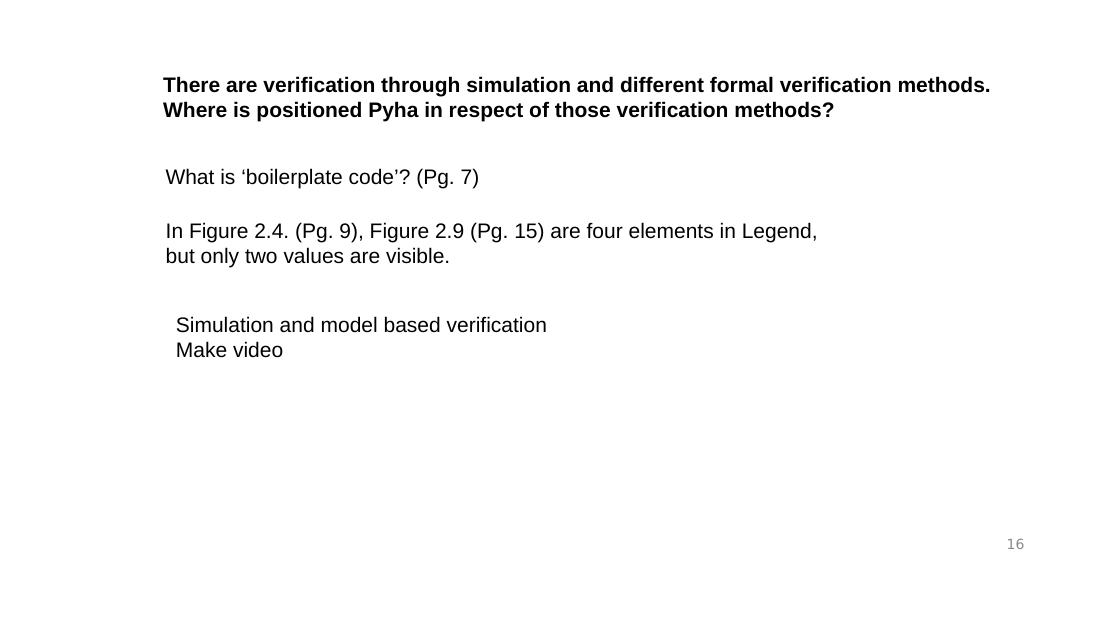
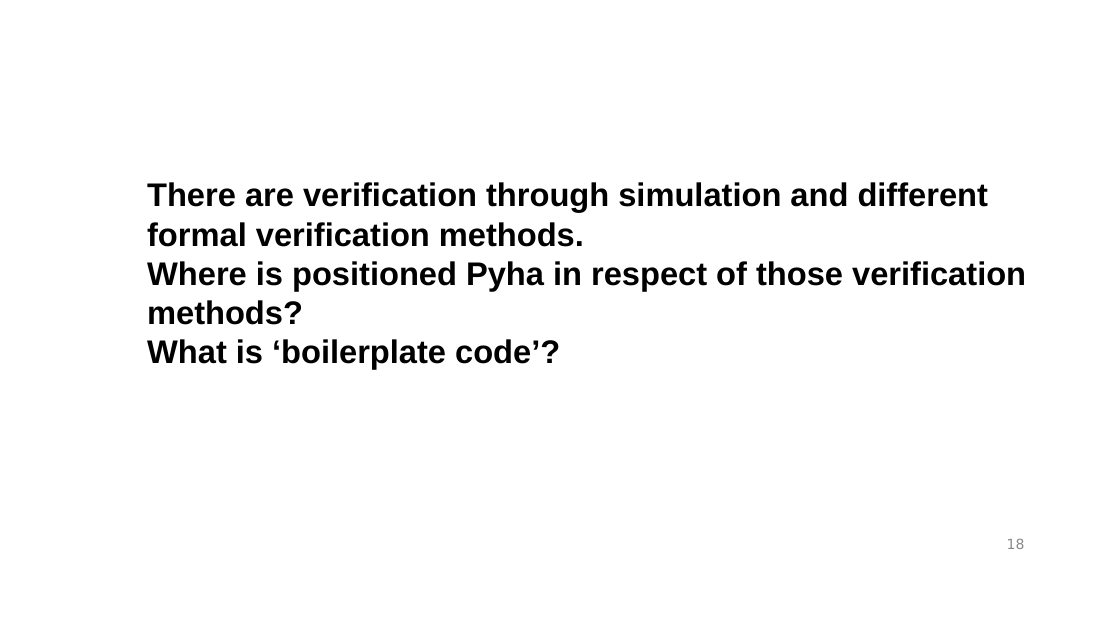
Before and after one commit to gasparka/thesis, a slide deck: slide 18 of presentation.odp (slide 16 before the commit). Drawn at 1120x630 pixels with LibreOffice and Linux fonts; fonts in the diff are those of the drawing; background and template pictures are left out. Boxes give left, top, right and bottom in pixels: in the first picture for what was removed or moved away, otherwise in the second. Text is boxed around its words. In the diff, an @@ line names an element or a change of style, - is before the commit and + after.

```diff
--- a/presentation.odp
+++ b/presentation.odp
@@ text "There are verification through simulation ...": place and size @@
-text "There are verification through simulation ..." at (163, 76, 991, 122)
+text "There are verification through simulation ..." at (147, 182, 1026, 369)
@@ text removed at (166, 168, 480, 189) @@
-What is ‘boilerplate code’? (Pg. 7)
@@ text at (147, 182, 1026, 325): size 18 to 28 pt in "There are verification through simulation and different ...", "Where is positioned Pyha in respect of ..." @@
@@ text removed at (166, 222, 818, 268) @@
-In Figure 2.4. (Pg. 9), Figure 2.9 (Pg. 15) are four elements in Legend,
-but only two values are visible.
@@ text removed at (176, 316, 547, 358) @@
-Simulation and model based verification
-Make video
@@ text at (147, 339, 560, 369): paragraph added @@
+What is ‘boilerplate code’?
```
Also in this commit, not shown: 14 other slides changed, 14 slides added, 2 slides removed, 1 other file.
